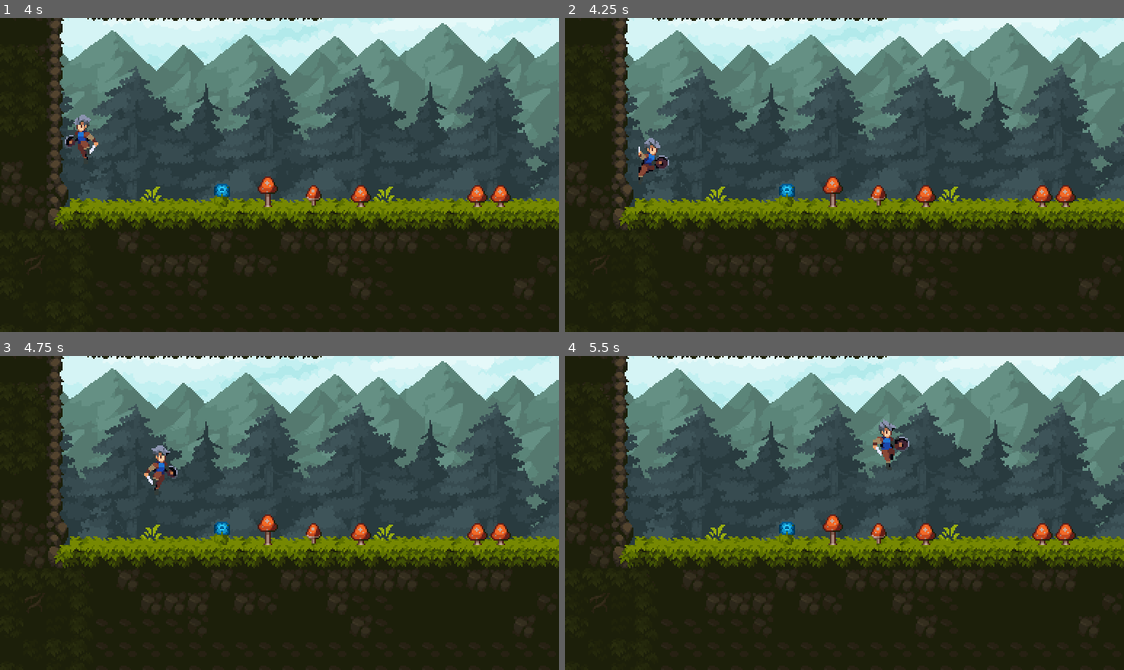
Above: before the commit, frames 1-4 (two rows, left to right).
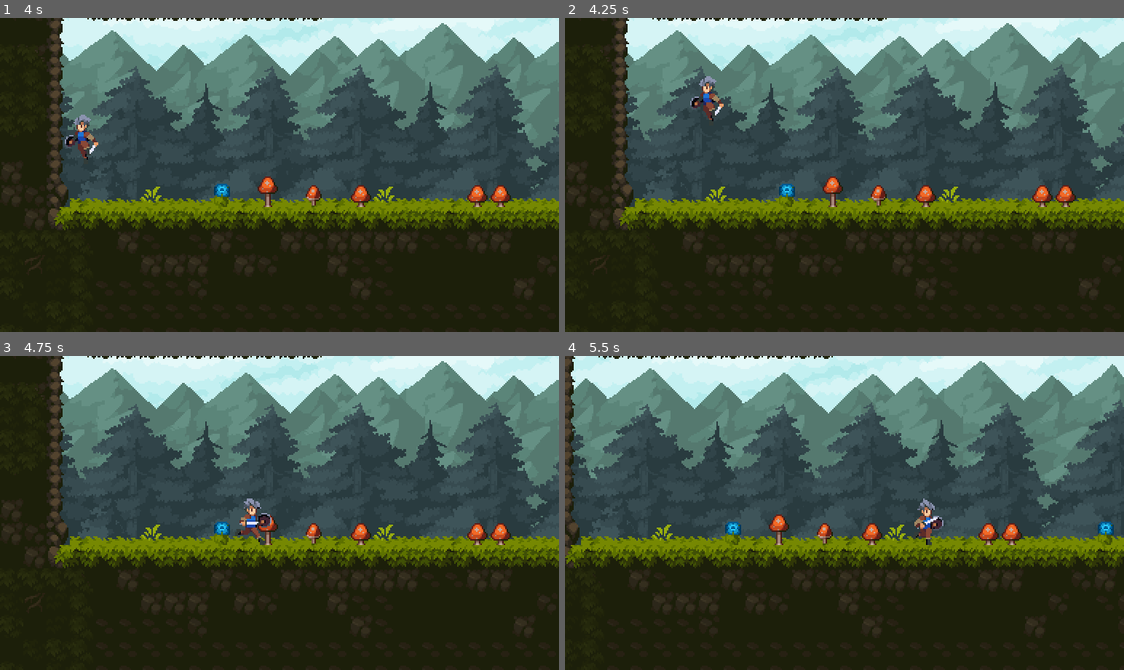
Above: after the commit, the same moments.

Repository: Betu-Li/Godot-2DRPG-Demo
Game: Godot game, scene res://wrold.tscn
Two runs of this game, one before a commit and one after it. Both use one fixed random seed, a clock stepped at 60 frames per second and the inputs below.
Inputs:
- Up to frame 1 (4 s): hold Space (jump) 0.53-1.28 s; hold D (move_right) 0.53-2.03 s; tap K (move_block) at 1.35 s; tap Space (jump) at 1.52, 1.55, 1.82, 2.3, 2.85, 3.02, 3.32, 3.77, 3.8 s; hold S (move_squat) 2.03-2.78 s; hold A (move_left) from 2.03 s (still down); hold K (move_block) from 3.53 s (still down)
- Up to frame 2 (4.25 s): keep holding A (move_left); keep holding K (move_block); tap Space (jump) at 4.07 s
- Up to frame 3 (4.75 s): release A (move_left) at 4.28 s; release K (move_block) at 4.28 s; hold D (move_right) from 4.28 s (still down); tap S (move_squat) at 4.35 s; tap Space (jump) at 4.52, 4.55 s
- Up to frame 4 (5.5 s): keep holding D (move_right); tap Space (jump) at 4.82 s; hold Space (jump) from 5.03 s (still down)

Frame 1 is identical in both runs. In frame 2, 0.7% of the frame differs, in the area x 13-29%, y 18-52%; in frame 3, 0.7%; in frame 4, 30%, in the area x 0-100%, y 0-86%.

Commit message:
实现蹬墙跳

Diff:
--- a/classes/StateMachine.gd
+++ b/classes/StateMachine.gd
@@ -5,7 +5,9 @@
 	set(v):
 		owner.transition_state(current_state,v)
 		current_state = v
+		states_time = 0
 
+var states_time:float
 
 func _ready() -> void:
 	await owner.ready
@@ -20,3 +22,4 @@
 		current_state = next
 
 	owner.tick_physics(current_state,delta)
+	states_time += delta
--- a/player.gd
+++ b/player.gd
@@ -11,9 +11,11 @@
 }
 
 const GROUP_STATES := [State.RUNNING,State.IDLE,State.LANDING]
-const RUN_SPEED = 150.0
-const JUMP_VELOCITY = -320.0
-const ACCELERATION = RUN_SPEED/0.2
+const RUN_SPEED := 150.0
+const JUMP_VELOCITY := -320.0
+const FLOOR_ACCELERATION := RUN_SPEED/0.2
+const AIR_ACCELERATION := RUN_SPEED/0.1
+const WALL_JUMP_VELOCITY := Vector2(380,-280.0)
 
 # 获取重力加速度
 var default_gravity = ProjectSettings.get_setting("physics/2d/default_gravity") as float
@@ -25,6 +27,7 @@
 @onready var jump_request_timer: Timer = $JumpRequestTimer
 @onready var hand_checker: RayCast2D = $Graphics/HandChecker
 @onready var foot_checker : RayCast2D =$Graphics/FootChecker
+@onready var state_machine: StateMachine = $StateMachine
 
 func _unhandled_input(event: InputEvent) -> void:
 	if event.is_action_pressed("jump"):
@@ -37,7 +40,7 @@
 #func _physics_process(delta:float) -> void:
 	#var direction =Input.get_axis("move_left","move_right")
 #
-	#velocity.x = move_toward(velocity.x,direction * RUN_SPEED,ACCELERATION*delta)
+	#velocity.x = move_toward(velocity.x,direction * RUN_SPEED,FLOOR_ACCELERATION*delta)
 	#velocity.y += gravity * delta
 	#
 	#var can_jump = is_on_floor() or coyote_timer.time_left>0
@@ -71,6 +74,8 @@
 		#else:
 			#coyote_timer.stop()
 
+func can_wall_slide() -> bool:
+	return is_on_wall() and hand_checker.is_colliding() and foot_checker.is_colliding()
 
 
 func get_next_state(state: State) -> State:
@@ -102,7 +107,7 @@
 		State.FALL:
 			if is_on_floor():
 				return State.LANDING if is_still else State.RUNNING
-			if is_on_wall() and hand_checker.is_colliding() and foot_checker.is_colliding():
+			if can_wall_slide():
 				return State.WALL_SLIDING
 
 		State.LANDING:
@@ -110,15 +115,29 @@
 				return State.IDLE
 
 		State.WALL_SLIDING:
+			if jump_request_timer.time_left > 0 and not is_first_tick :
+				return State.WALL_JUMP
 			if is_on_floor():
 				return State.IDLE
 			if not is_on_wall():
 				return State.FALL
 
+		State.WALL_JUMP:
+			if can_wall_slide() and not is_first_tick:
+				return State.WALL_SLIDING
+			if velocity.y >=0:
+				return State.FALL
+
 	return state
 
 
 func transition_state(from: State ,to: State)-> void:
+	print("[%s] %s => %s"%[
+		Engine.get_physics_frames(),
+		State.keys()[from] if from != -1 else "<START>",
+		State.keys()[to],
+	])
+
 	if from not in GROUP_STATES and to in GROUP_STATES:
 		coyote_timer.stop()
 	match to:
@@ -145,6 +164,12 @@
 		State.WALL_SLIDING:
 			animation_playe.play("wall_sliding")
 
+		State.WALL_JUMP:
+			animation_playe.play("jump")
+			velocity = WALL_JUMP_VELOCITY
+			velocity.x *= get_wall_normal().x
+			jump_request_timer.stop()
+
 	is_first_tick = true
 
 func tick_physics(state: State, delta: float)->void:
@@ -162,18 +187,25 @@
 			move(default_gravity,delta)
 
 		State.LANDING:
-			stand(delta)
+			stand(default_gravity,delta)
 
 		State.WALL_SLIDING:
 			move(default_gravity / 3,delta)
 			graphics.scale.x = get_wall_normal().x
 
+		State.WALL_JUMP:
+			if state_machine.states_time < 0.1:#0.1秒内无法再次跳跃
+				stand(0.0 if is_first_tick else default_gravity,delta)
+				graphics.scale.x = get_wall_normal().x#翻转角色，使角色背对墙壁
+			else:
+				move(default_gravity,delta)
+
 	is_first_tick = false
 
 func move(gravity: float,delta: float)-> void:
 	var direction =Input.get_axis("move_left","move_right")
 	#var acceleration = FLOOR_ACCELERATION if is_on_floor() else AIR_ACCELERATION
-	velocity.x = move_toward(velocity.x,direction * RUN_SPEED,ACCELERATION*delta)
+	velocity.x = move_toward(velocity.x,direction * RUN_SPEED,FLOOR_ACCELERATION*delta)
 	velocity.y += gravity * delta
 
 	if not is_zero_approx(direction):
@@ -181,9 +213,10 @@
 
 	move_and_slide()
 
-func stand(delta : float)->void:
+func stand(gravity : float, delta : float)->void:
 	#var acceleration = FLOOR_ACCELERATION if is_on_floor() else AIR_ACCELERATION
-	velocity.x = move_toward(velocity.x,0.0,ACCELERATION*delta)
-	velocity.y += default_gravity * delta
+	velocity.x = move_toward(velocity.x,0.0,AIR_ACCELERATION*delta)
+	velocity.y += gravity * delta
+
 
 	move_and_slide()
